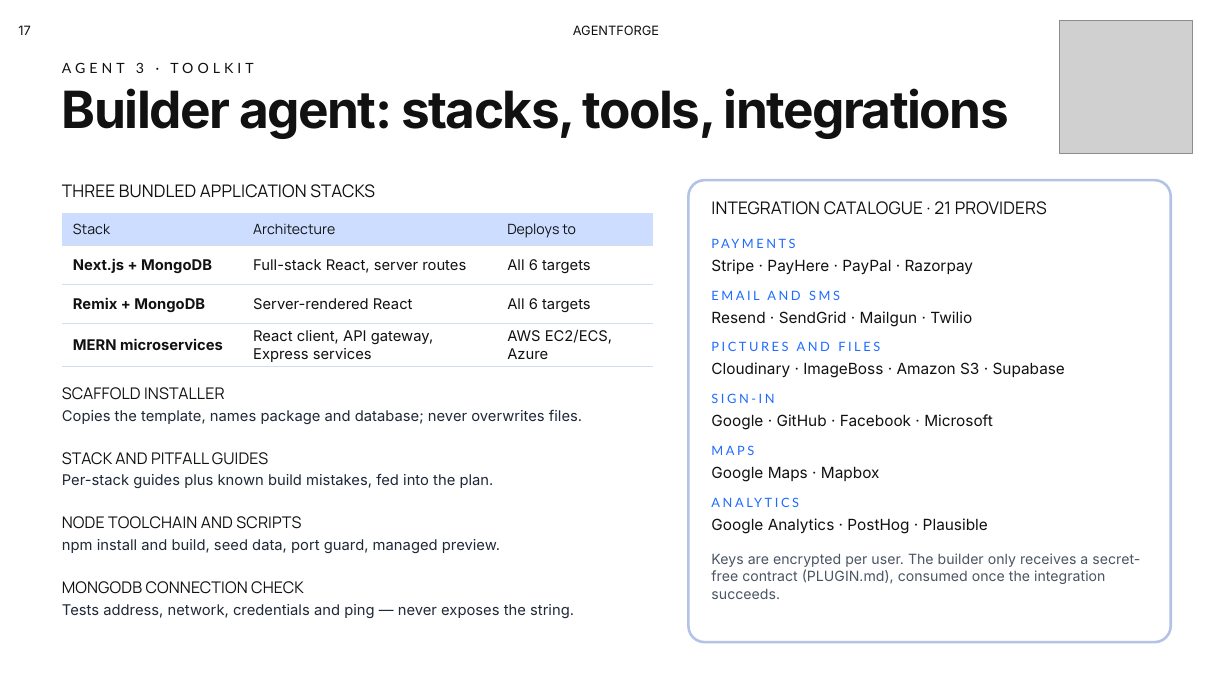
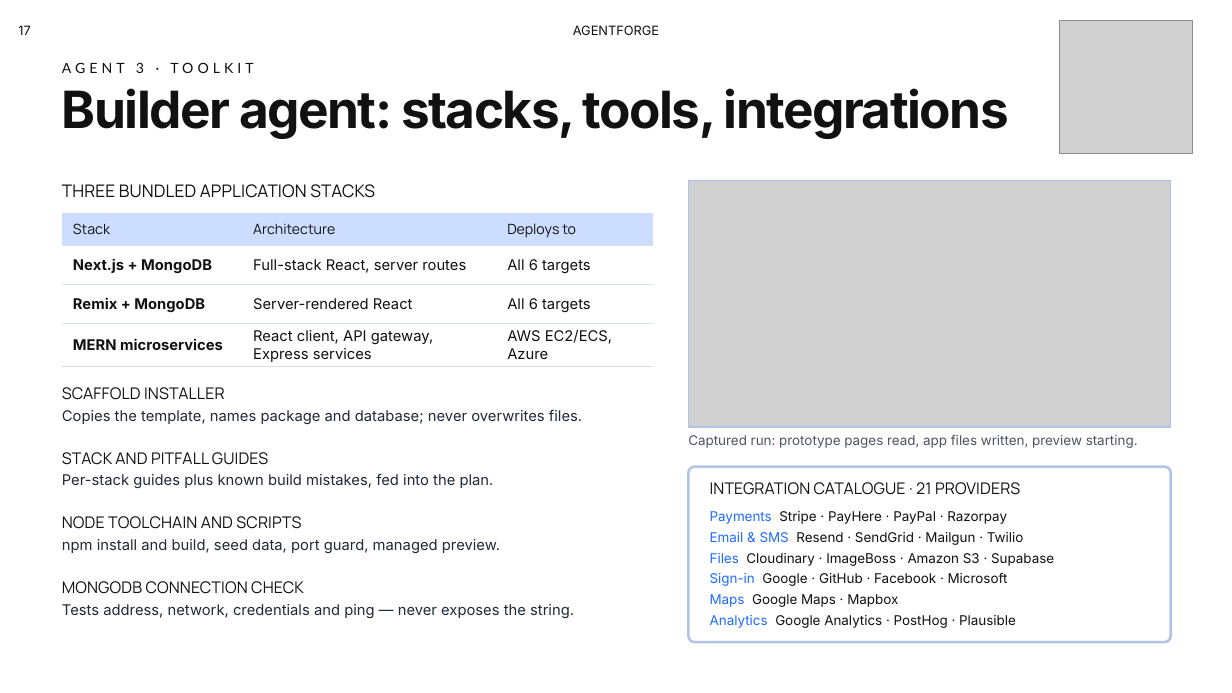
Before and after one commit to Ravindu200232/agentforge-studio, a slide deck: slide 17 of docs/presentation/AgentForge-PP2.pptx. Drawn at 1232x693 pixels with LibreOffice and Linux fonts; fonts in the diff are those of the drawing; grey boxes stand for pictures; background and template pictures are left out. Boxes give left, top, right and bottom in pixels: in the first picture for what was removed or moved away, otherwise in the second. Text is boxed around its words. In the diff, an @@ line names an element or a change of style, - is before the commit and + after.

```diff
--- a/docs/presentation/AgentForge-PP2.pptx
+++ b/docs/presentation/AgentForge-PP2.pptx
@@ picture added at (689,180,1171,427) @@
@@ rectangle added at (689,180,1171,427), outline #B2C3E5 1 pt @@
@@ text removed at (712,236,1155,256) @@
-PAYMENTS
@@ text removed at (711,290,840,300) @@
-EMAIL AND SMS
@@ text removed at (711,341,880,351) @@
-PICTURES AND FILES
@@ text removed at (711,414,993,430) @@
-Google · GitHub · Facebook · Microsoft
@@ text added at (688,435,1138,448), 10.5 pt, text #4B5563 @@
+Captured run: prototype pages read, app files written, preview starting.
@@ text removed at (711,445,754,455) @@
-MAPS
@@ rounded rectangle: place and size @@
-rounded rectangle at (689,180,1171,642)
+rounded rectangle at (689,467,1171,642)
@@ text "INTEGRATION CATALOGUE · 21 PROVIDERS": place and size @@
-text "INTEGRATION CATALOGUE · 21 PROVIDERS" at (711,201,1047,215)
+text "INTEGRATION CATALOGUE · 21 PROVIDERS" at (710,482,1020,495)
@@ text "INTEGRATION CATALOGUE · 21 PROVIDERS" at (710,482,1020,495): size 13.5 to 12.5 pt @@
@@ text removed at (712,494,1155,515) @@
-ANALYTICS
@@ text at (710,511,1007,524): text changed; size 12 to 10.5 pt @@
-Stripe · PayHere · PayPal · Razorpay
+Payments Stripe · PayHere · PayPal · Razorpay
@@ text at (710,532,1024,545): text changed; size 12 to 10.5 pt @@
-Resend · SendGrid · Mailgun · Twilio
+Email & SMS Resend · SendGrid · Mailgun · Twilio
@@ text at (710,553,1054,566): text changed; size 12 to 10.5 pt @@
-Cloudinary · ImageBoss · Amazon S3 · Supabase
+Files Cloudinary · ImageBoss · Amazon S3 · Supabase
@@ text removed at (711,553,1140,599) @@
-Keys are encrypted per user. The builder only receives a secret-free contract (PLUGIN.md), consumed once the integration succeeds.
@@ text at (710,572,1008,586): text changed; size 10 to 10.5 pt; font Lato to Inter; text colour #1F6BFF to #111111 @@
-SIGN-IN
+Sign-in Google · GitHub · Facebook · Microsoft
@@ text at (710,594,898,607): text changed; size 12 to 10.5 pt @@
-Google Maps · Mapbox
+Maps Google Maps · Mapbox
@@ text at (710,615,1016,628): text changed; size 12 to 10.5 pt @@
-Google Analytics · PostHog · Plausible
+Analytics Google Analytics · PostHog · Plausible
```
Also in this commit, not shown: 17 other slides changed.
